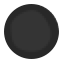
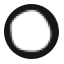
Comparing the layer stacks of the two 64 × 64 images. Changes:
pixels changed over [4, 4, 59, 59] (layer not identified)
